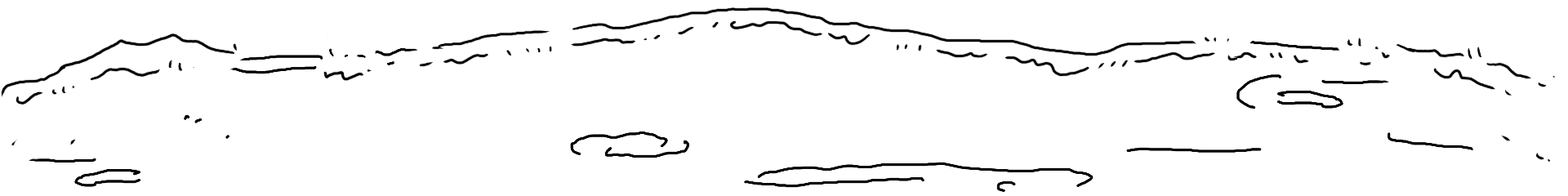
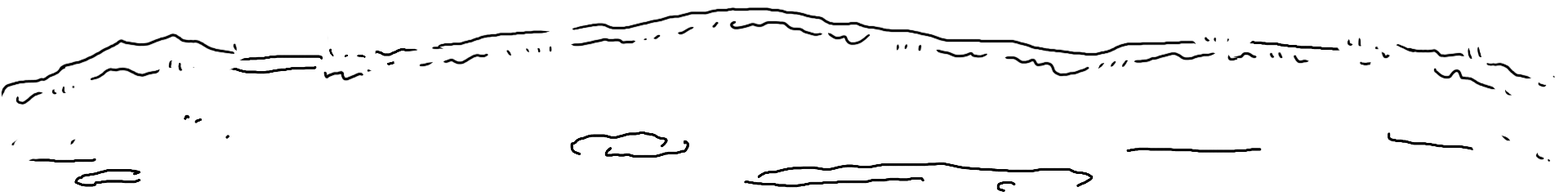
Comparing the layer stacks of the two 1568px x 196px images. Changes:
painted on "レイヤー 71" over left=1236, top=74, right=1390, bottom=110
